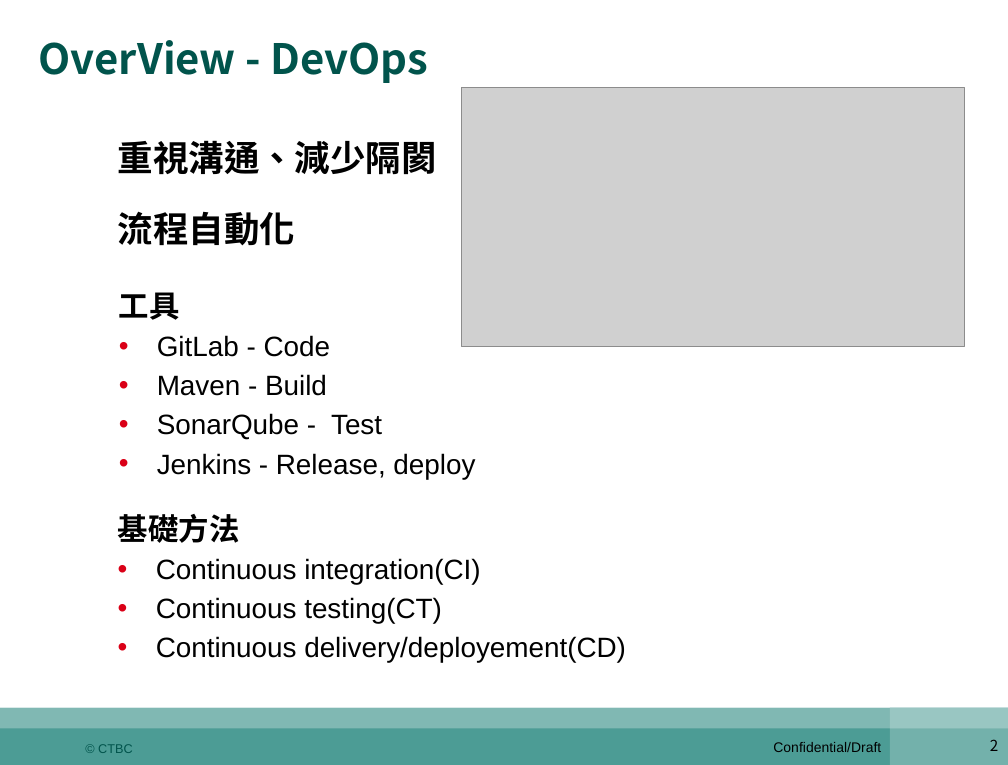
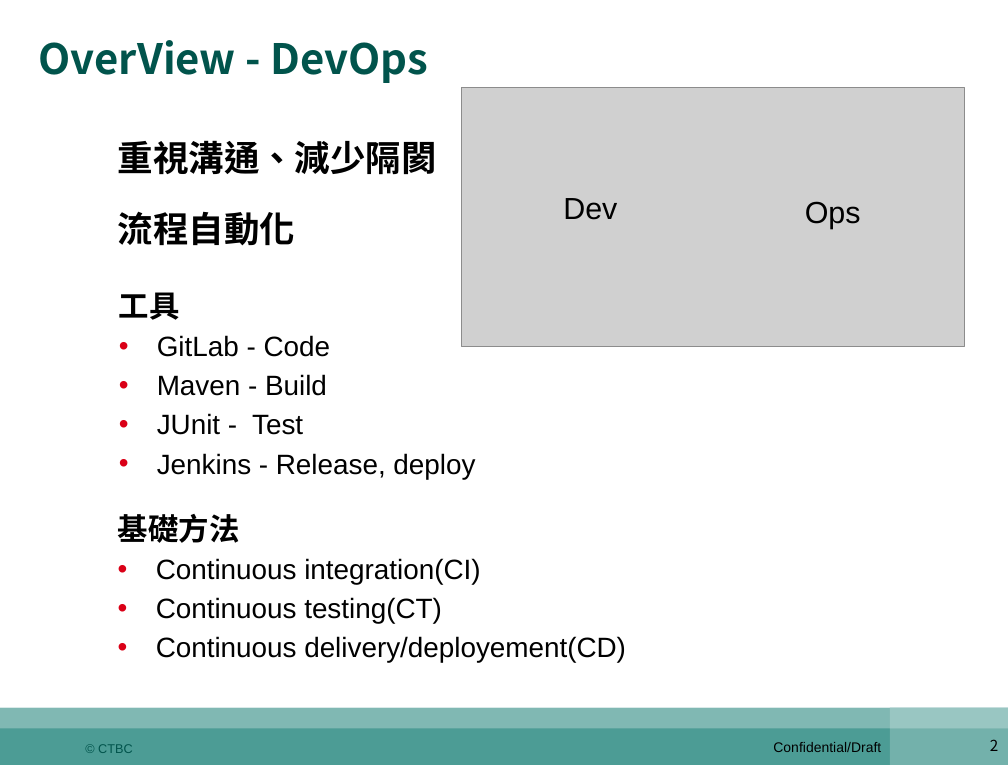
Before and after one commit to shaven105/duh, a slide deck: slide 2 of newest0526.pptx. Drawn at 1008x765 pixels with LibreOffice and Linux fonts; fonts in the diff are those of the drawing; grey boxes stand for pictures. Boxes give left, top, right and bottom in pixels: in the first picture for what was removed or moved away, otherwise in the second. Text is boxed around its words. In the diff, an @@ line names an element or a change of style, - is before the commit and + after.

```diff
--- a/newest0526.pptx
+++ b/newest0526.pptx
@@ text added at (x1=563, y1=198, x2=617, y2=220), 24 pt, text #000000 @@
+Dev
@@ text added at (x1=805, y1=201, x2=861, y2=229), 24 pt, text #000000 @@
+Ops
@@ text at (x1=157, y1=413, x2=303, y2=435): text changed @@
-• SonarQube - Test
+• JUnit - Test
```
Also in this commit, not shown: 15 other slides changed, 1 slide added, 1 slide removed, 4 other files.
